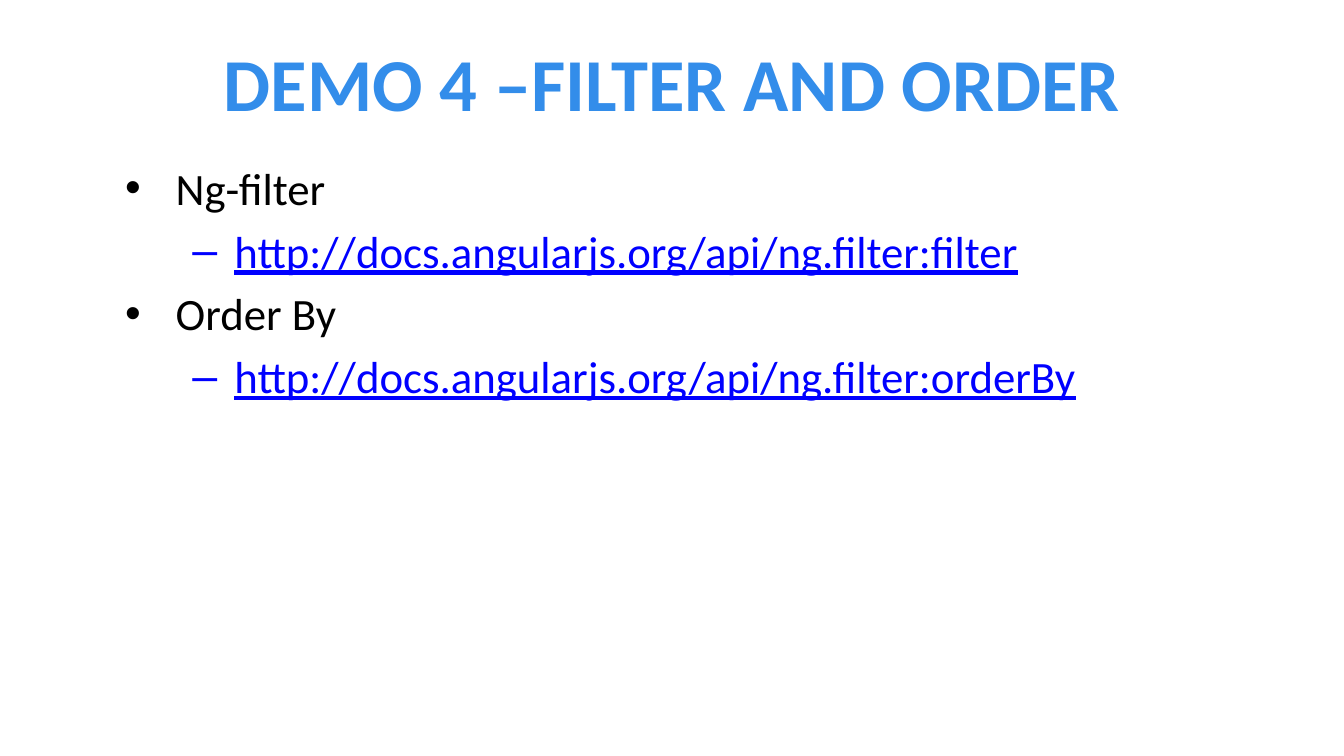
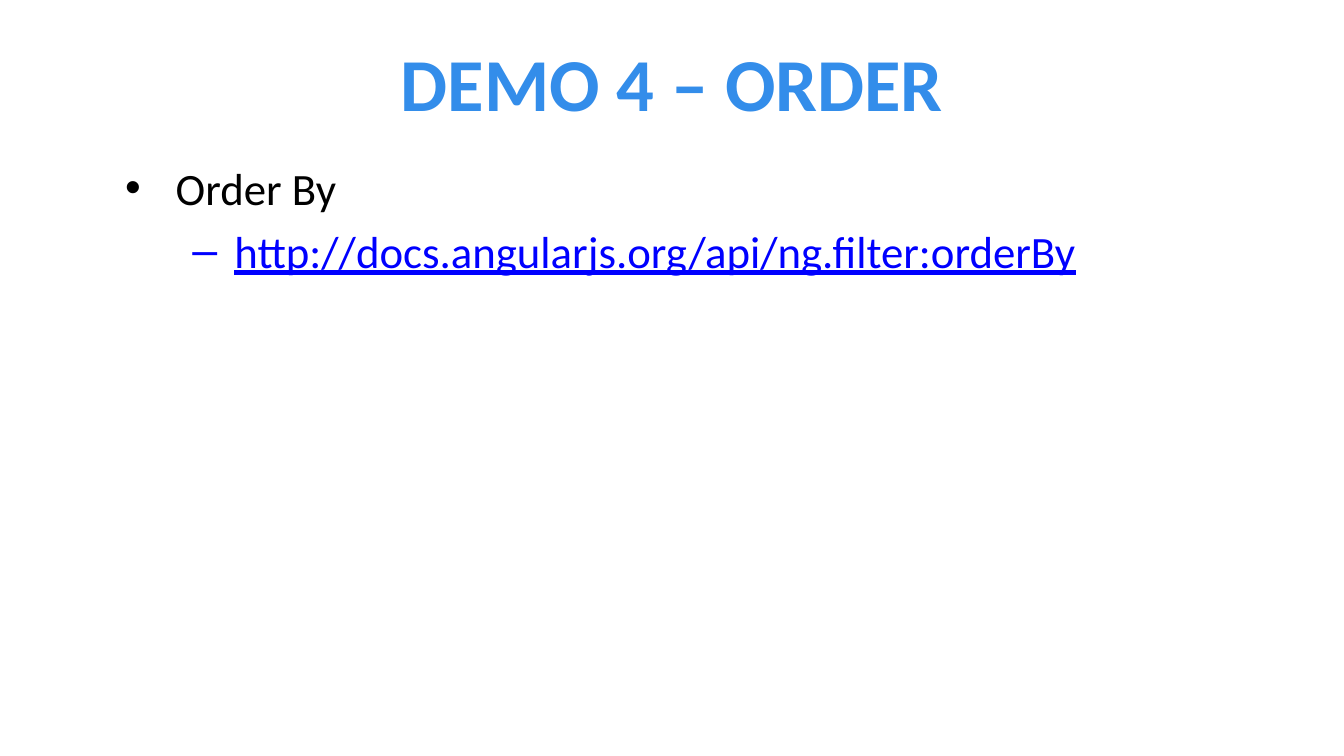
Before and after one commit to jptacek/JPtacek.com, a slide deck: slide 10 of src/documents/2014/05/maddotnet-ug-presentation/AngularJS.pptx (slide 9 before the commit). Drawn at 1344x756 pixels with LibreOffice and Linux fonts; fonts in the diff are those of the drawing; background and template pictures are left out. Boxes give left, top, right and bottom in pixels: in the first picture for what was removed or moved away, otherwise in the second. Text is boxed around its words. In the diff, an @@ line names an element or a change of style, - is before the commit and + after.

```diff
--- a/src/documents/2014/05/maddotnet-ug-presentation/AngularJS.pptx
+++ b/src/documents/2014/05/maddotnet-ug-presentation/AngularJS.pptx
@@ title at [401,62,943,112]: text changed @@
-DEMO 4 –FILTER AND ORDER
+DEMO 4 – ORDER
@@ text at [176,174,1017,276]: paragraphs removed @@
-• Ng-filter
-  – http://docs.angularjs.org/api/ng.filter:filter
```
Also in this commit, not shown: 4 other slides changed, 3 slides added, 1 other file.
